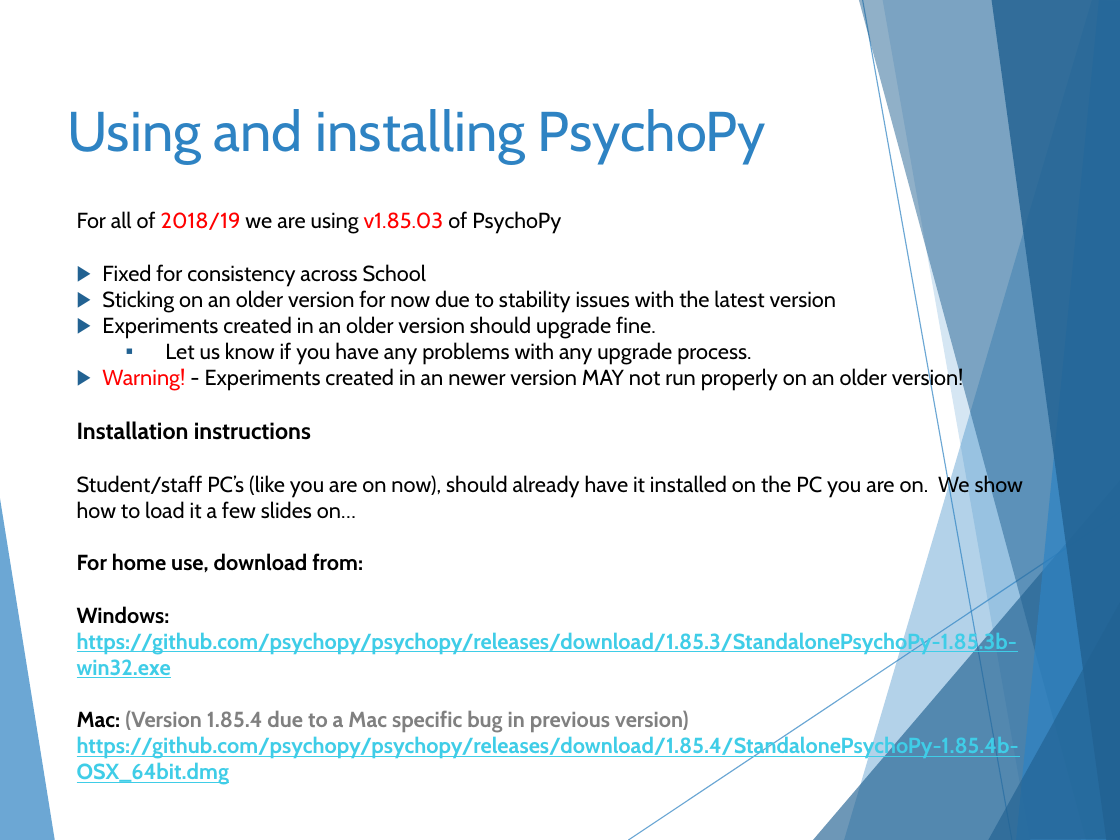
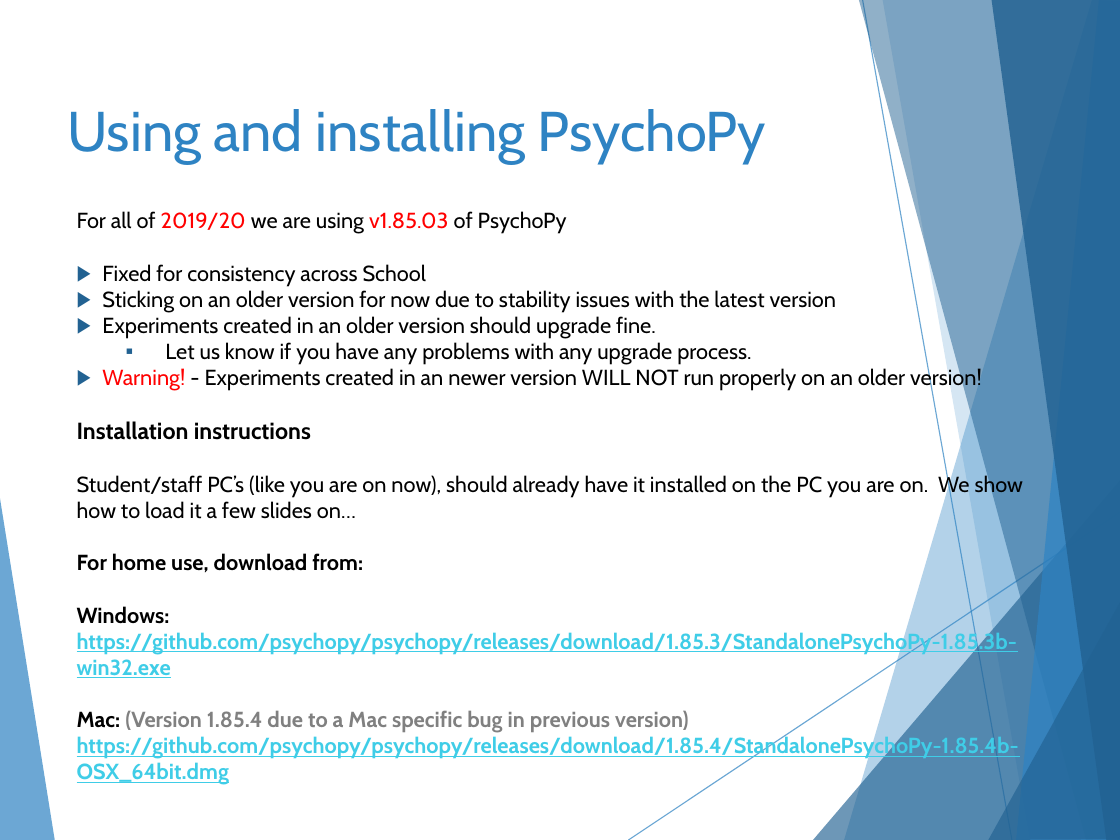
Before and after one commit to hlmpsy/psychopy_training, a slide deck: slide 6 of PsychoPy-Part1/PsychoPy-part1.pptx. Drawn at 1120x840 pixels with LibreOffice and Linux fonts; fonts in the diff are those of the drawing. Boxes give left, top, right and bottom in pixels: in the first picture for what was removed or moved away, otherwise in the second. Text is boxed around its words. In the diff, an @@ line names an element or a change of style, - is before the commit and + after.

```diff
--- a/PsychoPy-Part1/PsychoPy-part1.pptx
+++ b/PsychoPy-Part1/PsychoPy-part1.pptx
@@ text at (77,211,567,234): text changed @@
-For all of 2018/19 we are using v1.85.03 of PsychoPy
+For all of 2019/20 we are using v1.85.03 of PsychoPy
@@ text at (102,367,982,391): text changed @@
-▶ Warning! - Experiments created in an newer version MAY not run properly on an older version!
+▶ Warning! - Experiments created in an newer version WILL NOT run properly on an older version!
```
Also in this commit, not shown: 5 other slides changed, 1 slide added, 18 other files.
